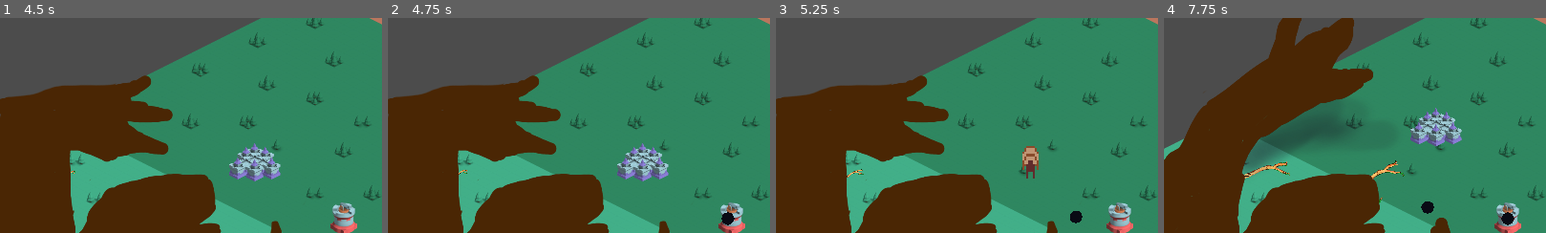
Above: before the commit, frames 1-4 (left to right).
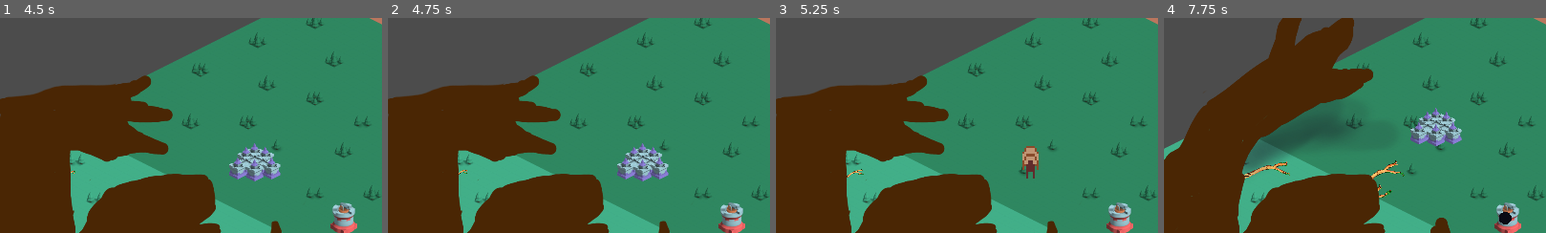
Above: after the commit, the same moments.

Repository: rayosdev/Doorigin
Game: Godot game, scene res://scenes/StartScreen.tscn
Two runs of this game, one before a commit and one after it. Both use one fixed random seed, a clock stepped at 60 frames per second and the inputs below.
Inputs (mouse positions are % of the whole screen's width and height, from its top left):
- Up to frame 1 (4.5 s): click "Play game" at 0.5 s; move the mouse to (72, 45) at 1.27 s; hold D (move_right) 1.28-2.03 s; tap Space (place_tower) at 1.35, 3.6 s; click (72, 45) at 1.42 s; move the mouse to (30, 55) at 2.02 s; hold S (move_down) 2.03-2.78 s; click (30, 55) at 2.1 s; move the mouse to (60, 28) at 2.77 s; hold D (move_right) 2.78-3.53 s; tap F (settle_base) at 2.85 s; tap Enter at 3.5 s; move the mouse to (45, 70) at 3.52 s; hold W (move_up) 3.53-4.28 s; click (45, 70) at 3.67 s; move the mouse to (80, 65) at 4.27 s; hold A (move_left) from 4.28 s (still down); click (80, 65) at 4.35 s
- Up to frame 2 (4.75 s): keep holding A (move_left)
- Up to frame 3 (5.25 s): keep holding A (move_left); tap Space (place_tower) at 5 s; move the mouse to (20, 35) at 5.02 s; tap F (settle_base) at 5.1 s
- Up to frame 4 (7.75 s): move the mouse to (55, 50) at 5.77 s; release A (move_left) at 5.78 s; hold S (move_down) 5.78-6.53 s; tap Space (place_tower) at 5.85 s; click (55, 50) at 5.92 s; move the mouse to (35, 25) at 6.52 s; hold D (move_right) 6.53-7.28 s; click (35, 25) at 6.6 s; move the mouse to (72, 45) at 7.27 s; hold W (move_up) from 7.28 s (still down); tap F (settle_base) at 7.35 s
The pictures show only the part of the screen within x 0-50%, y 23-73%; the shares and areas given below are measured in that part.

Frame 1 is identical in both runs. In frame 2, 0.1% of the frame differs, in the area x 87-91%, y 90-97%; in frame 3, 0.1%; in frame 4, 0.3%, in the area x 56-92%, y 77-97%.

Commit message:
final push

Diff:
--- a/script/Tower.gd
+++ b/script/Tower.gd
@@ -4,7 +4,7 @@
 export var radius = 500
 var upgrades = []
 var time_since_last_shot = Time.get_ticks_msec()
-const time_between_shots = 1000 #in ms
+const time_between_shots = 2000 #in ms
 
 var projectile = preload("res://prefabs/TowerProjectile.tscn")
 
